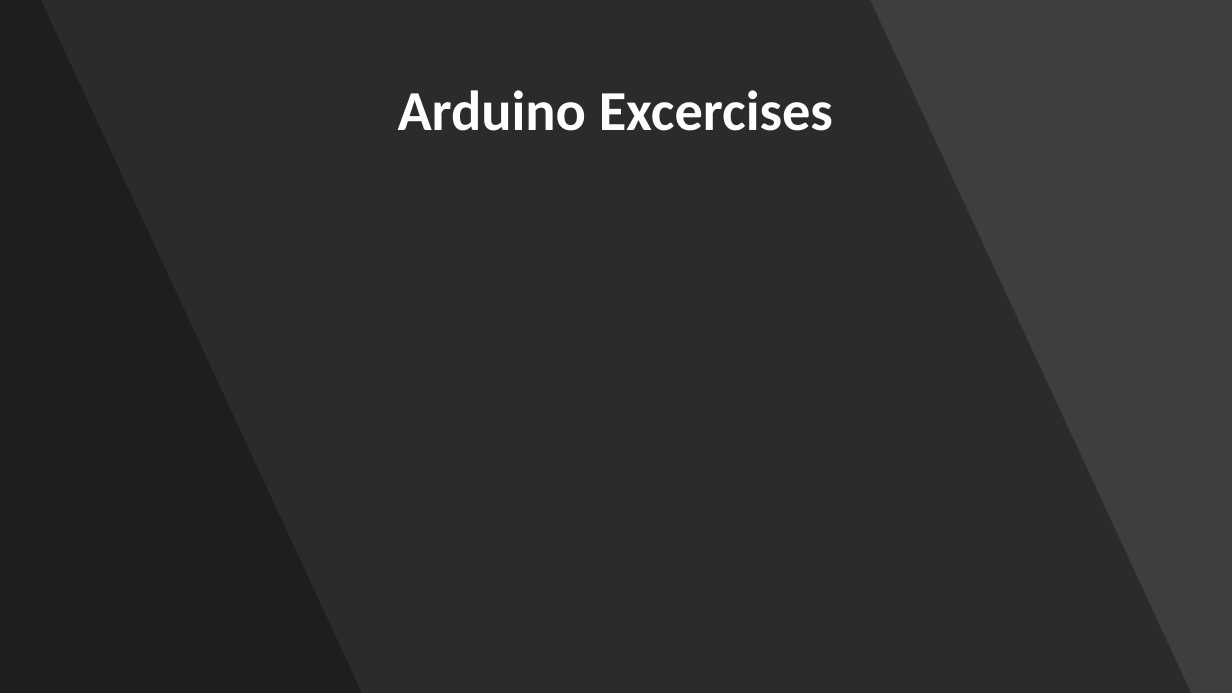
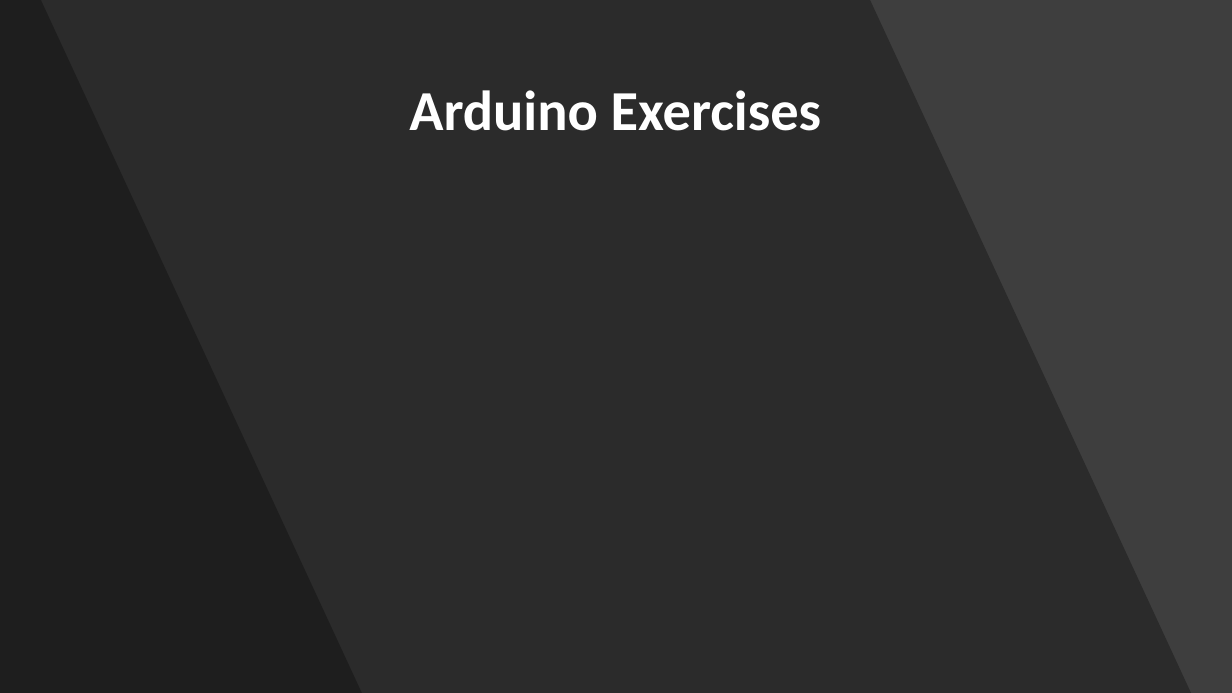
Before and after one commit to nico7/IoT-St-Pete, a slide deck: slide 25 of Day 2 - Digital Logic and Operations/Digital Logic and Operations.pptx. Drawn at 1232x693 pixels with LibreOffice and Linux fonts; fonts in the diff are those of the drawing. Boxes give left, top, right and bottom in pixels: in the first picture for what was removed or moved away, otherwise in the second. Text is boxed around its words. In the diff, an @@ line names an element or a change of style, - is before the commit and + after.

Commit message:
Added a slide and corrected spelling problem

```diff
--- a/Day 2 - Digital Logic and Operations/Digital Logic and Operations.pptx
+++ b/Day 2 - Digital Logic and Operations/Digital Logic and Operations.pptx
@@ title at (409,90,822,131): text changed @@
-Arduino Excercises
+Arduino Exercises
```
Also in this commit, not shown: 1 other file.
